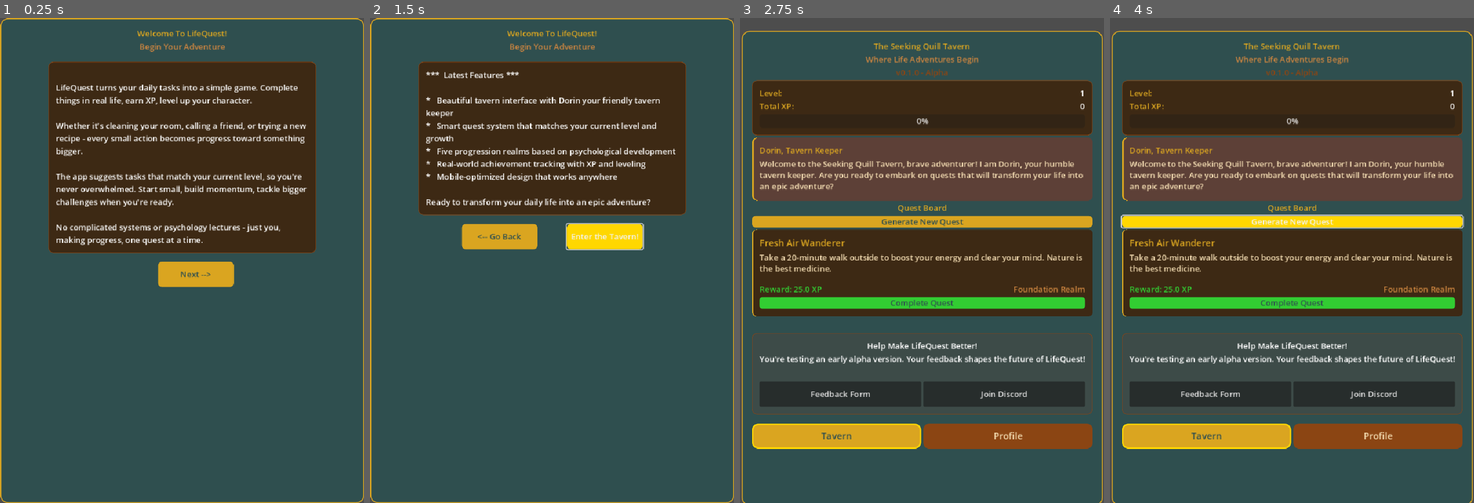
Above: before the commit, frames 1-4 (left to right).
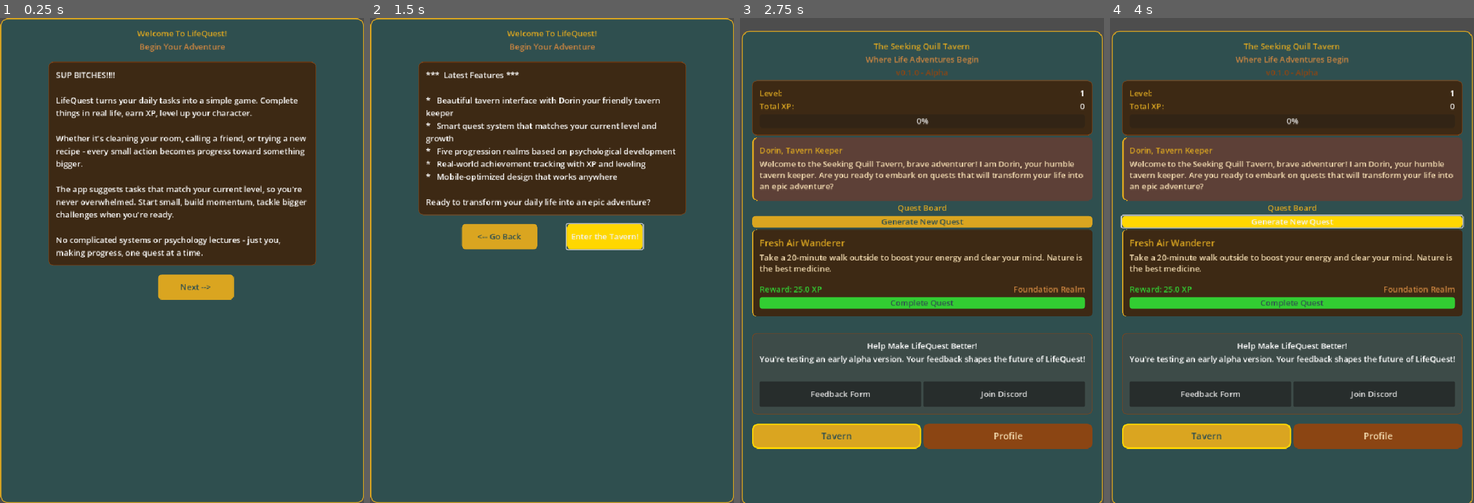
Above: after the commit, the same moments.

Repository: Wazaq/LifeQuest-Nexus
Game: Godot game, scene res://scenes/WelcomeScene.tscn
The game is run twice, just before and just after one commit, with the same random seed, the same clock (stepped at 60 frames per second) and the same inputs.
Inputs:
- Up to frame 1 (0.25 s): no input
- Up to frame 2 (1.5 s): click "Next -->" at 0.5 s; click "Next -->" at 1.25 s
- Up to frame 3 (2.75 s): click "Enter the Tavern!" at 2 s
- Up to frame 4 (4 s): click "Generate New Quest" at 2.75 s; click "Generate New Quest" at 3.5 s

The runs differ from the first frame. In frame 1, 9.1% of the frame differs, in the area x 13-87%, y 11-59%; in frame 2, less than 0.1%; in frame 3, less than 0.1%; in frame 4, less than 0.1%.

Commit message:
Netlify - Final Cache test

Diff:
--- a/godot-project/scenes/WelcomeScene.tscn
+++ b/godot-project/scenes/WelcomeScene.tscn
@@ -53,7 +53,8 @@
 [node name="GameText" type="Label" parent="MainScroll/WelcomeContainer/MainVBox/GameExplanationPanel"]
 custom_minimum_size = Vector2(500, 0)
 layout_mode = 2
-text = "
+text = "SUP BITCHES!!!!
+
 LifeQuest turns your daily tasks into a simple game. Complete things in real life, earn XP, level up your character.
 
 Whether it's cleaning your room, calling a friend, or trying a new recipe - every small action becomes progress toward something bigger.
Not shown, changed: godot-project/builds/web/index.html
Not shown, changed: godot-project/builds/web/index.pck
Not shown, changed: godot-project/builds/web/index.service.worker.js
